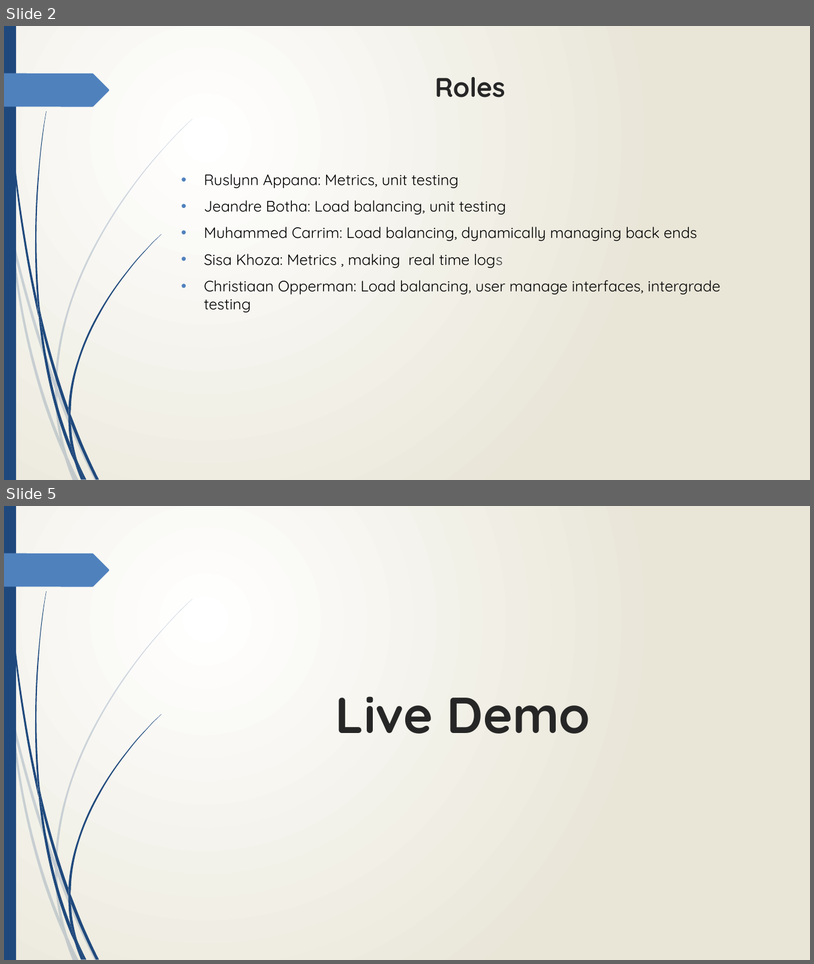
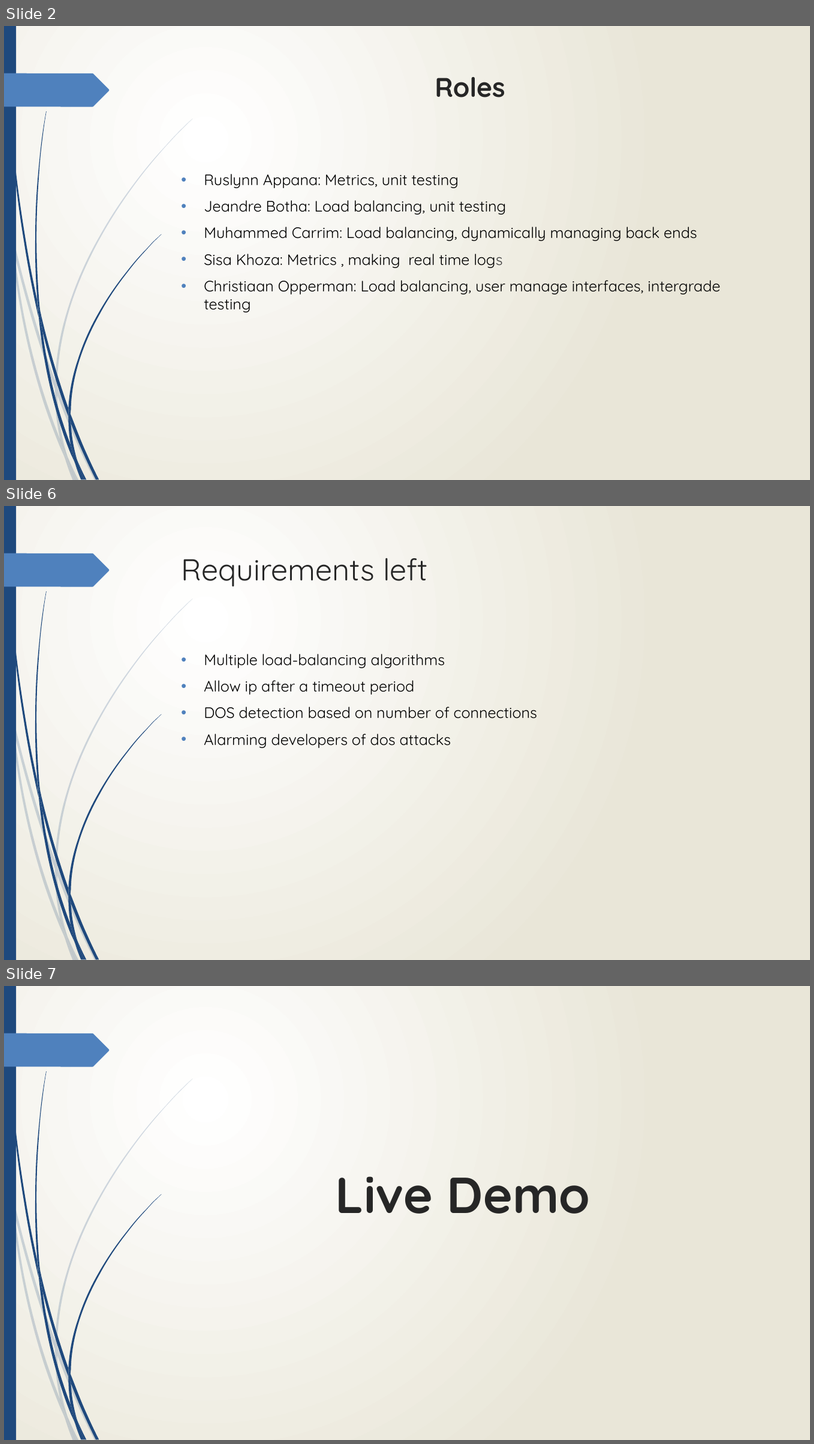
Before and after one commit to cos301-2019-se/Defendr, a slide deck: SRS/SlideShow3.pptx. Shown one above the other, each under a label of ours: slides 2 and 5 before the commit, slides 2, 6 and 7 after it; the slides between them are not shown. The pictures are 814x964 and 814x1444 pixels, drawn with LibreOffice and Linux fonts; fonts in the diff are those of the drawing. Boxes give left, top, right and bottom in pixels: in the first picture for what was removed or moved away, otherwise in the second. Text is boxed around its words. In the diff, an @@ line names an element or a change of style, - is before the commit and + after.

```diff
--- a/SRS/SlideShow3.pptx
+++ b/SRS/SlideShow3.pptx
@@ slide 6 added at (4,506,810,960), background gradient #FFFFFF to #EAE7D8; not listed: 24 template elements that a slide beside it also shows @@
@@ title added at (182,558,428,586), 36 pt, text #262626 @@
+Requirements left
@@ text added at (204,654,537,748), 18 pt, text #000000 @@
+• Multiple load-balancing algorithms
+• Allow ip after a timeout period
+• DOS detection based on number of connections
+• Alarming developers of dos attacks
@@ what was slide 5 is now slide 7 @@
```
Also in this commit, not shown: 2 slides changed, 1 other slide added.
